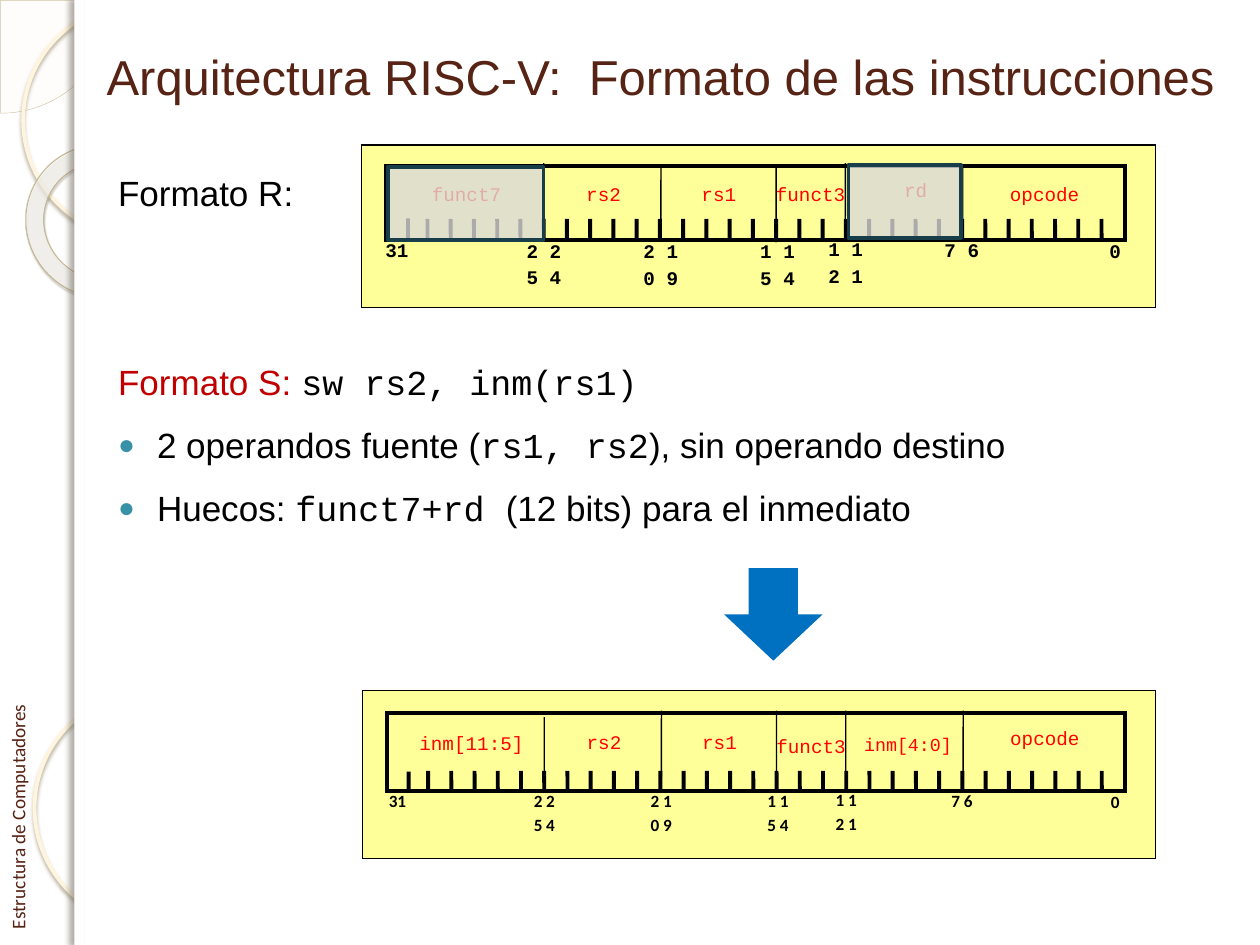
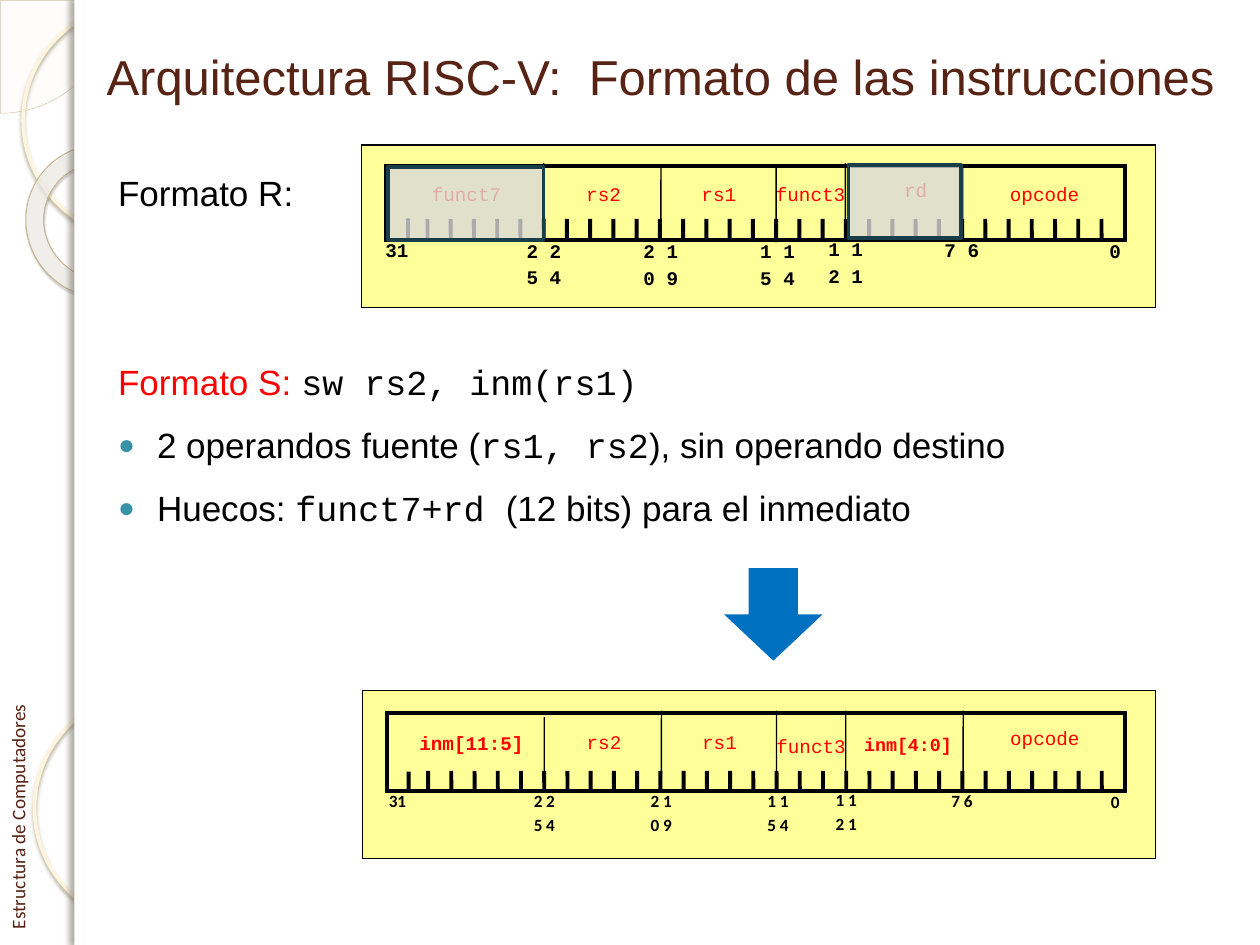
Before and after one commit to enriquesquintana/ETC, a slide deck: slide 26 of ETC_RISCV/Teoría/Tema 1. El procesador_RISCV.pptx. Drawn at 1260x945 pixels with LibreOffice and Linux fonts; fonts in the diff are those of the drawing; background and template pictures are left out. Boxes give left, top, right and bottom in pixels: in the first picture for what was removed or moved away, otherwise in the second. Text is boxed around its words. In the diff, an @@ line names an element or a change of style, - is before the commit and + after.

```diff
--- a/ETC_RISCV/Teoría/Tema 1. El procesador_RISCV.pptx
+++ b/ETC_RISCV/Teoría/Tema 1. El procesador_RISCV.pptx
@@ text at [118,370,637,403]: text colour #C00000 to #FF0000 in "Formato S:" @@
@@ text "inm[11:5]" at [419,736,523,754]: bold on @@
@@ text "inm[4:0]" at [864,738,952,755]: bold on @@
```
Also in this commit, not shown: 7 other slides changed.
